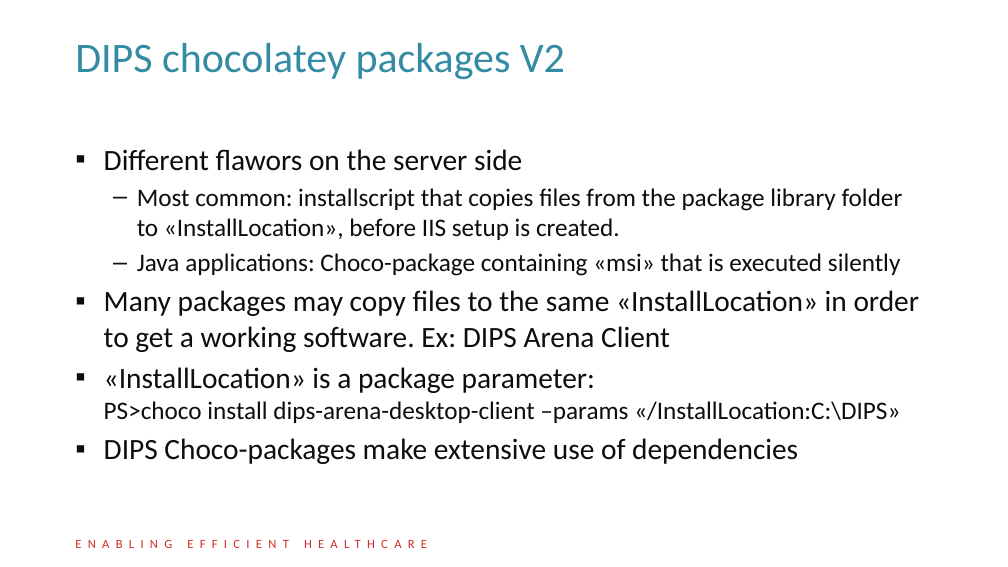
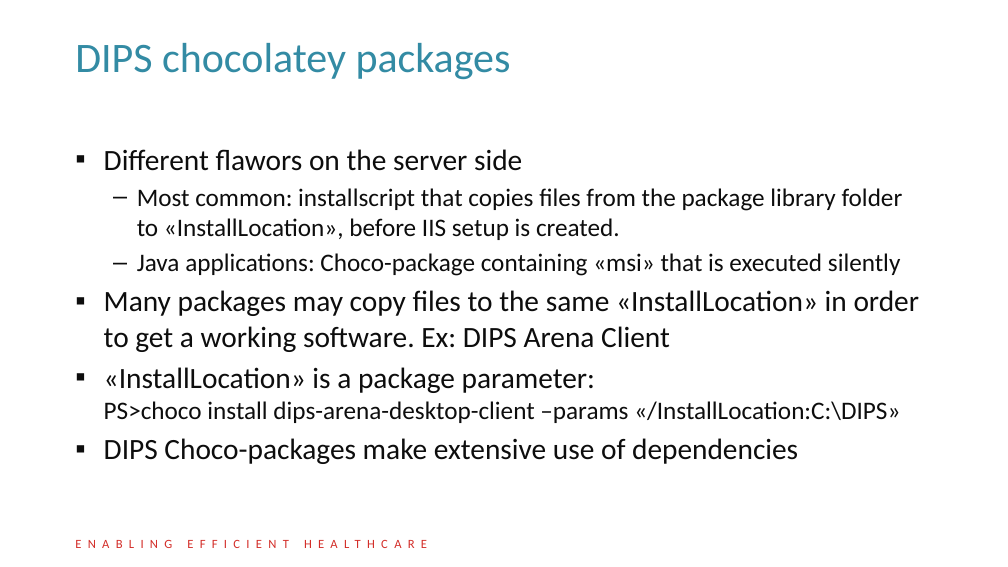
Before and after one commit to DIPSAS/InstallationTech, a slide deck: slide 37 of presentation/InstallationCourse.pptx (slide 39 before the commit). Drawn at 1008x567 pixels with LibreOffice and Linux fonts; fonts in the diff are those of the drawing; background and template pictures are left out. Boxes give left, top, right and bottom in pixels: in the first picture for what was removed or moved away, otherwise in the second. Text is boxed around its words. In the diff, an @@ line names an element or a change of style, - is before the commit and + after.

```diff
--- a/presentation/InstallationCourse.pptx
+++ b/presentation/InstallationCourse.pptx
@@ title at (x1=75, y1=43, x2=511, y2=80): text changed @@
-DIPS chocolatey packages V2
+DIPS chocolatey packages
```
Also in this commit, not shown: 3 other slides changed, 1 slide added, 1 slide removed, 3 other files.
